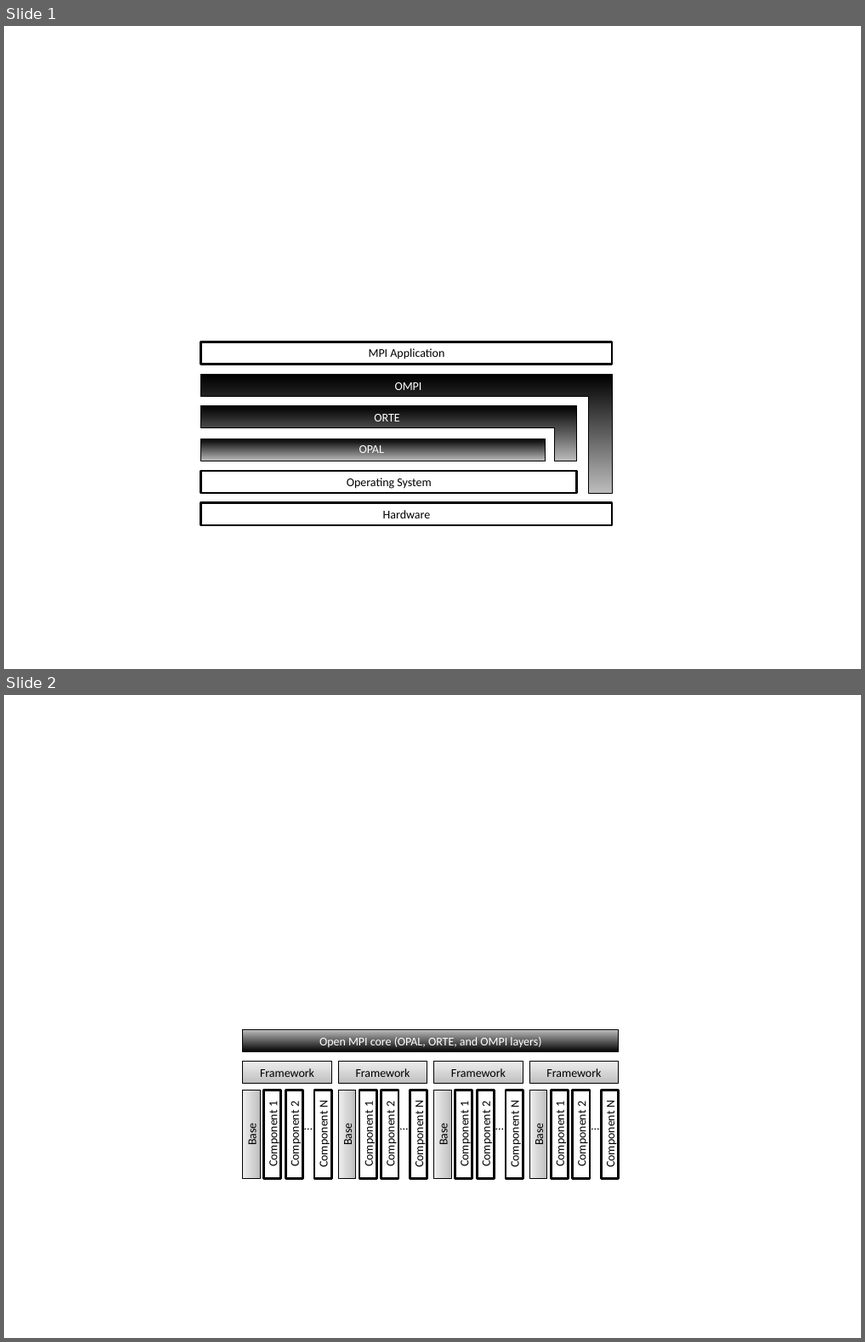
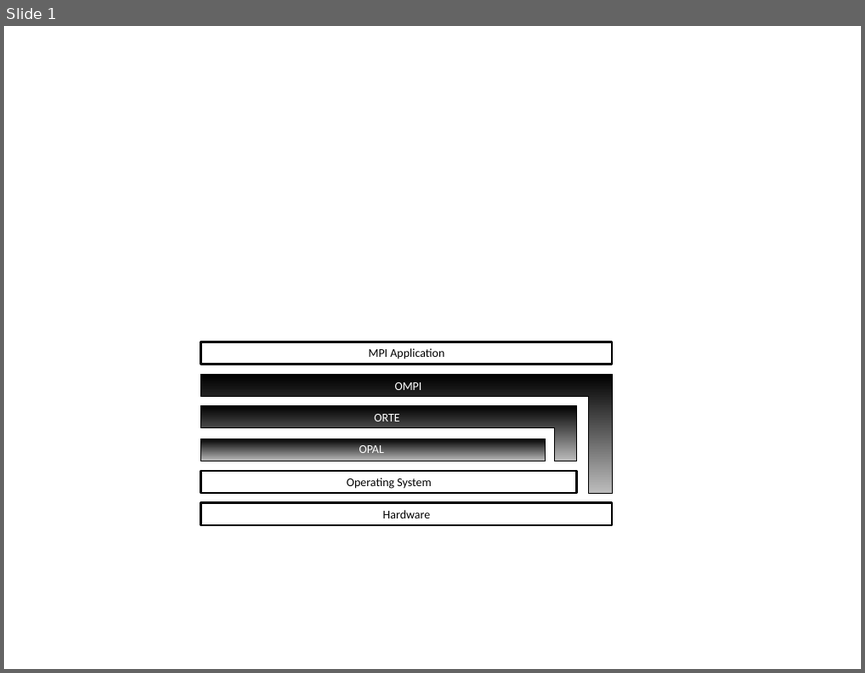
Before and after one commit to catlee/aosa-volume2, a slide deck: tex/images/openmpi/open-mpi-images.pptx. Shown one above the other, each under a label of ours: slides 1 and 2 before the commit, slide 1 after it. The pictures are 865x1342 and 865x673 pixels, drawn with LibreOffice and Linux fonts; fonts in the diff are those of the drawing. Boxes give left, top, right and bottom in pixels: in the first picture for what was removed or moved away, otherwise in the second. Text is boxed around its words. In the diff, an @@ line names an element or a change of style, - is before the commit and + after.

```diff
--- a/tex/images/openmpi/open-mpi-images.pptx
+++ b/tex/images/openmpi/open-mpi-images.pptx
@@ slide 2 removed at box(4, 695, 861, 1338), background #FFFFFF @@
@@ rectangle removed at box(243, 1029, 619, 1051) @@
-Open MPI core (OPAL, ORTE, and OMPI layers)
@@ rectangle removed at box(243, 1061, 332, 1083) @@
-Framework
@@ rectangle removed at box(338, 1061, 427, 1083) @@
-Framework
@@ rectangle removed at box(434, 1061, 523, 1083) @@
-Framework
@@ rectangle removed at box(529, 1061, 619, 1083) @@
-Framework
@@ group removed at box(243, 1089, 331, 1179): 4 rectangles, 1 text @@
-Base
-Component 1
-Component 2
-Component N
-…
@@ group removed at box(339, 1089, 427, 1179): 4 rectangles, 1 text @@
-Base
-Component 1
-Component 2
-Component N
-…
@@ group removed at box(434, 1089, 523, 1179): 4 rectangles, 1 text @@
-Base
-Component 1
-Component 2
-Component N
-…
@@ group removed at box(530, 1089, 619, 1179): 4 rectangles, 1 text @@
-Base
-Component 1
-Component 2
-Component N
-…
```
Also in this commit, not shown: 1 slide added, 2 other files.
